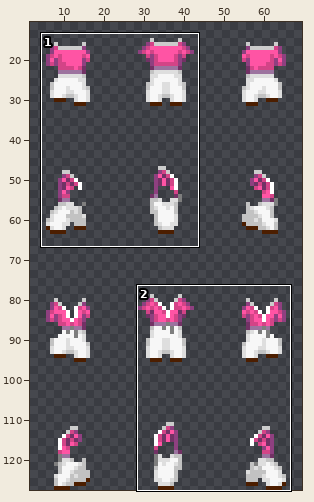
Sprite sheet: sprite/outfit/gi/PNG/48x64_scale/gi-rose.png. The first picture is a wide view before the edit; the outline marks the close-up.
Close-up. Before:
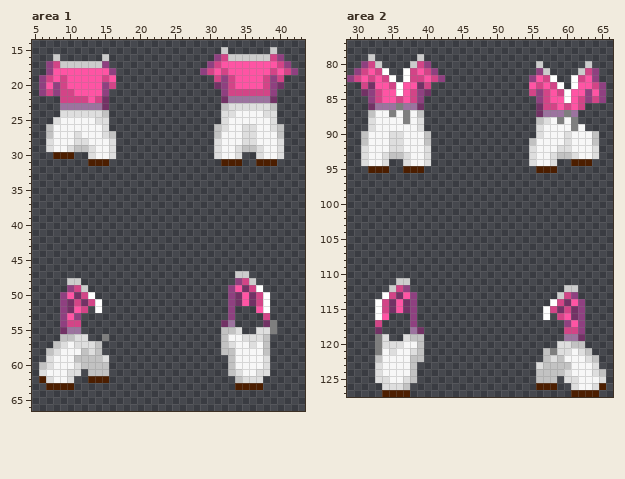
The file is 144x256 pixels, drawn in blocks of 2x2; one block is one cell here. Shown: area 1: x 5..43, y 14..66; area 2: x 29..66, y 77..127. The wide view leaves out empty margins.
Once edited:
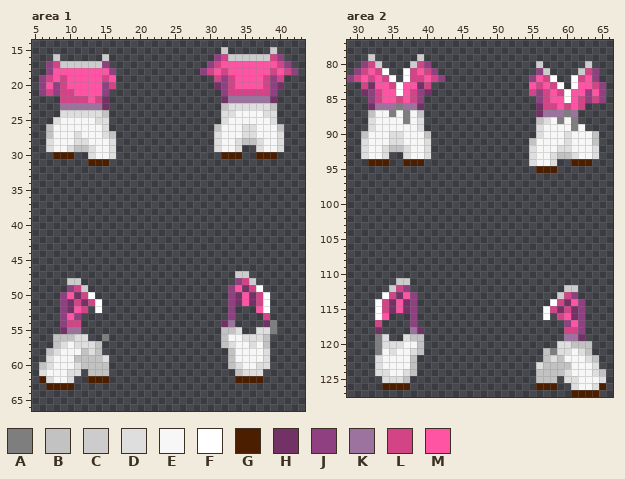
Palette (. is transparent): A #7e7e7e  B #c2c2c2  C #cccccc  D #dedede  E #f7f7f7  F #ffffff  G #4c1e00  H #723265  J #8f4080  K #9c739f  L #d34487  M #ff54a4
Difference:
Area 1:
y 26: x 32 D -> E; x 39 D -> E
y 27: x 31 B -> D; x 40 B -> D
y 28: x 34..37 EDDE -> DBBD
y 29: x 35..36 BB -> ..
y 30: x 31..34 DEED -> .GGG; x 37..40 DEED -> GGG.
y 31: x 32..34 GGG -> ...; x 37..39 GGG -> ...
y 56: x 8 . -> B
y 58: x 32 B -> .; x 38 B -> D
y 60: x 34 E -> D; x 37 E -> D
y 61: x 33..36 BDEE -> .BDD; x 38 D -> .
y 62: x 34..37 BDDD -> GGGG
y 63: x 34..37 GGGG -> ....
Area 2:
y 91: x 31 B -> D; x 40 B -> D
y 92: x 34..37 EDDE -> DBBD
y 93: x 35..36 BB -> ..
y 94: x 31..34 DEED -> .GGG; x 37..40 DEED -> GGG.
y 95: x 32..34 GGG -> ...; x 37..39 GGG -> ...
y 120: x 63 . -> B
y 122: x 33 B -> D; x 39 B -> .
y 124: x 34 E -> D; x 37 E -> D
y 125: x 33 D -> .; x 35..38 EEDB -> DDB.
y 126: x 34..37 DDDB -> GGGG
y 127: x 34..37 GGGG -> ....
Changed places in both close-ups, as pixel boxes (x1, y1, x2, y2):
changed: (214, 124, 284, 166)
added: (53, 334, 60, 341)
changed: (221, 348, 270, 390)
changed: (361, 138, 431, 173)
added: (585, 341, 592, 348)
changed: (375, 355, 424, 397)
